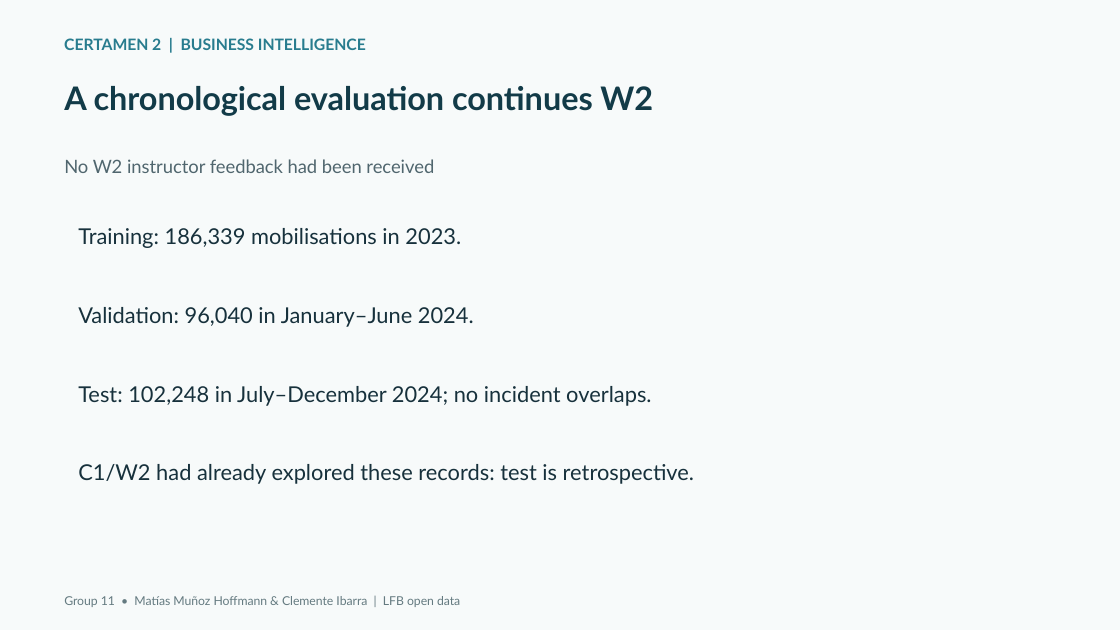
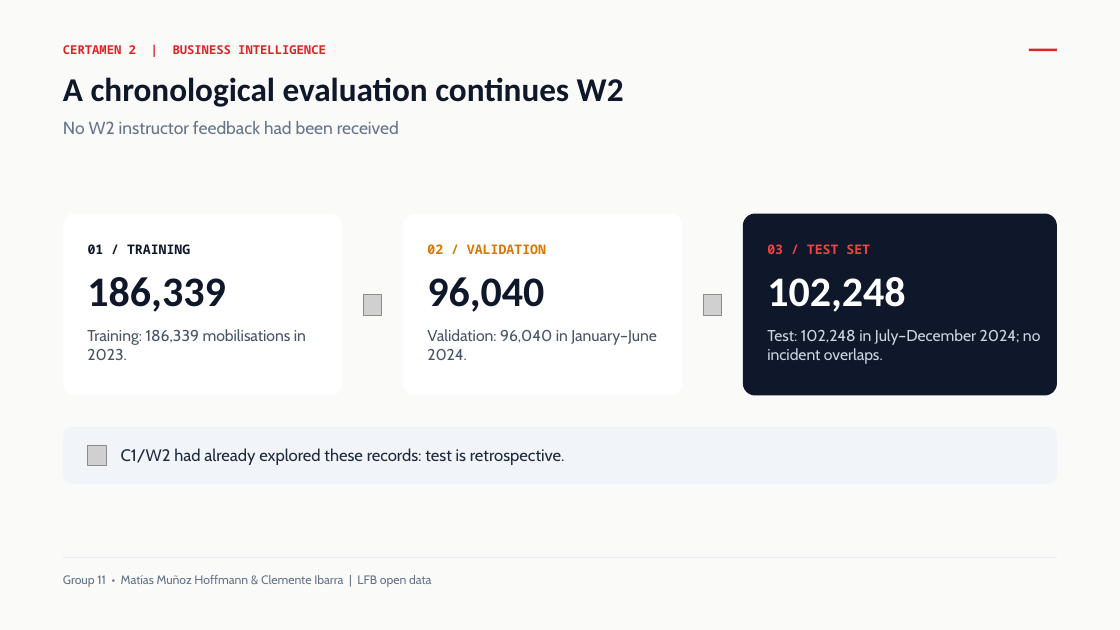
Before and after one commit to matiasudd/lfb-business-intelligence, a slide deck: slide 2 of outputs/c2/C2_Presentation.pptx. Drawn at 1120x630 pixels with LibreOffice and Linux fonts; fonts in the diff are those of the drawing; grey boxes stand for pictures; background and template pictures are left out. Boxes give left, top, right and bottom in pixels: in the first picture for what was removed or moved away, otherwise in the second. Text is boxed around its words. In the diff, an @@ line names an element or a change of style, - is before the commit and + after.

```diff
--- a/outputs/c2/C2_Presentation.pptx
+++ b/outputs/c2/C2_Presentation.pptx
@@ background #F7FAFA to #FAFAF9 @@
@@ text "CERTAMEN 2 | BUSINESS INTELLIGENCE": place and size @@
-text "CERTAMEN 2 | BUSINESS INTELLIGENCE" at (64,38,366,50)
+text "CERTAMEN 2 | BUSINESS INTELLIGENCE" at (63,45,326,54)
@@ text "CERTAMEN 2 | BUSINESS INTELLIGENCE" at (63,45,326,54): size 13.5 to 10.5 pt, font Lato to Noto Sans Mono, text colour #287C8E to #DC2626 @@
@@ rectangle added at (1029,49,1057,51), fill #DC2626 @@
@@ text "A chronological evaluation continues W2": place and size @@
-text "A chronological evaluation continues W2" at (64,86,653,116)
+text "A chronological evaluation continues W2" at (63,77,624,107)
@@ text "A chronological evaluation continues W2" at (63,77,624,107): size 27.8 to 28.5 pt, font Lato to Calibri, text colour #123B48 to #0F172A @@
@@ text "No W2 instructor feedback had ...": place and size @@
-text "No W2 instructor feedback had ..." at (64,159,434,173)
+text "No W2 instructor feedback had ..." at (63,121,399,134)
@@ text "No W2 instructor feedback had ..." at (63,121,399,134): size 15.8 to 15 pt, font Lato to Cabin, text colour #50666E to #64748B @@
@@ rounded rectangle added at (63,213,343,396), fill #FFFFFF @@
@@ rounded rectangle added at (403,213,683,396), fill #FFFFFF @@
@@ rounded rectangle added at (743,213,1057,396), fill #0F172A @@
@@ text added at (88,244,190,254), 11.2 pt, text #0F172A, bold @@
+01 / TRAINING
@@ text added at (427,244,546,254), 11.2 pt, text #D97706, bold @@
+02 / VALIDATION
@@ text added at (767,244,870,254), 11.2 pt, text #EF4444, bold @@
+03 / TEST SET
@@ text added at (87,277,225,312), 36 pt, text #0F172A, bold @@
+186,339
@@ picture added at (364,294,382,315) @@
@@ text added at (427,277,544,312), 36 pt, text #0F172A, bold @@
+96,040
@@ picture added at (703,294,722,315) @@
@@ text added at (767,277,905,312), 36 pt, text #FFFFFF, bold @@
+102,248
@@ text "Training: 186,339 mobilisations in 2023." at (87,329,306,360): size 18.8 to 13.5 pt, font Lato to Cabin, text colour #17313C to #475569 @@
@@ text "Training: 186,339 mobilisations in 2023.": place and size @@
-text "Training: 186,339 mobilisations in 2023." at (78,228,461,248)
+text "Training: 186,339 mobilisations in 2023." at (87,329,306,360)
@@ text "Validation: 96,040 in January–June 2024.": place and size @@
-text "Validation: 96,040 in January–June 2024." at (78,307,474,327)
+text "Validation: 96,040 in January–June 2024." at (427,329,657,360)
@@ text "Validation: 96,040 in January–June 2024." at (427,329,657,360): size 18.8 to 13.5 pt, font Lato to Cabin, text colour #17313C to #475569 @@
@@ text "Test: 102,248 in July–December 2024; ...": place and size @@
-text "Test: 102,248 in July–December 2024; ..." at (78,386,651,406)
+text "Test: 102,248 in July–December 2024; ..." at (767,329,1040,364)
@@ text "Test: 102,248 in July–December 2024; ..." at (767,329,1040,364): size 18.8 to 13.5 pt, font Lato to Cabin, text colour #17313C to #CBD5E1 @@
@@ rounded rectangle added at (63,427,1057,484), fill #F1F5F9 @@
@@ picture added at (87,446,107,465) @@
@@ text "C1/W2 had already explored these ...": place and size @@
-text "C1/W2 had already explored these ..." at (78,464,694,484)
+text "C1/W2 had already explored these ..." at (121,448,565,465)
@@ text "C1/W2 had already explored these ..." at (121,448,565,465): size 18.8 to 14.2 pt, font Lato to Cabin, text colour #17313C to #1E293B @@
@@ text "Group 11 • Matías Muñoz ...": place and size @@
-text "Group 11 • Matías Muñoz ..." at (64,596,460,607)
+text "Group 11 • Matías Muñoz ..." at (63,575,431,587)
@@ text "Group 11 • Matías Muñoz ..." at (63,575,431,587): font Lato to Cabin, text colour #647A80 to #64748B @@
```
Also in this commit, not shown: 6 other slides changed, 1 other file.
